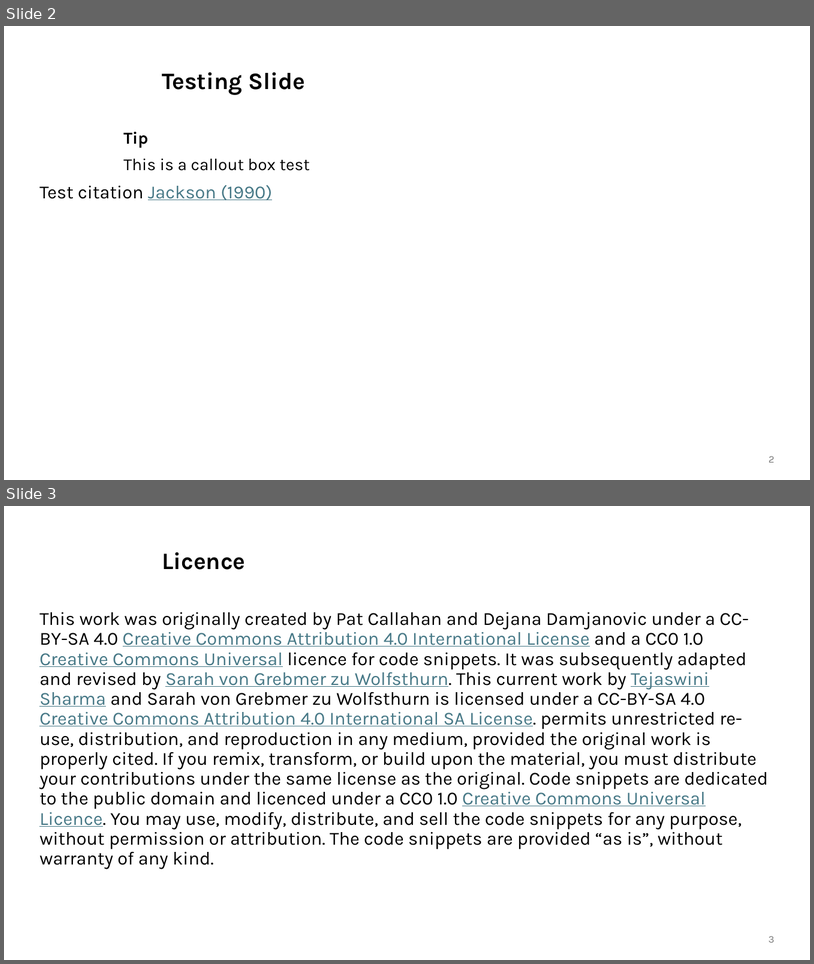
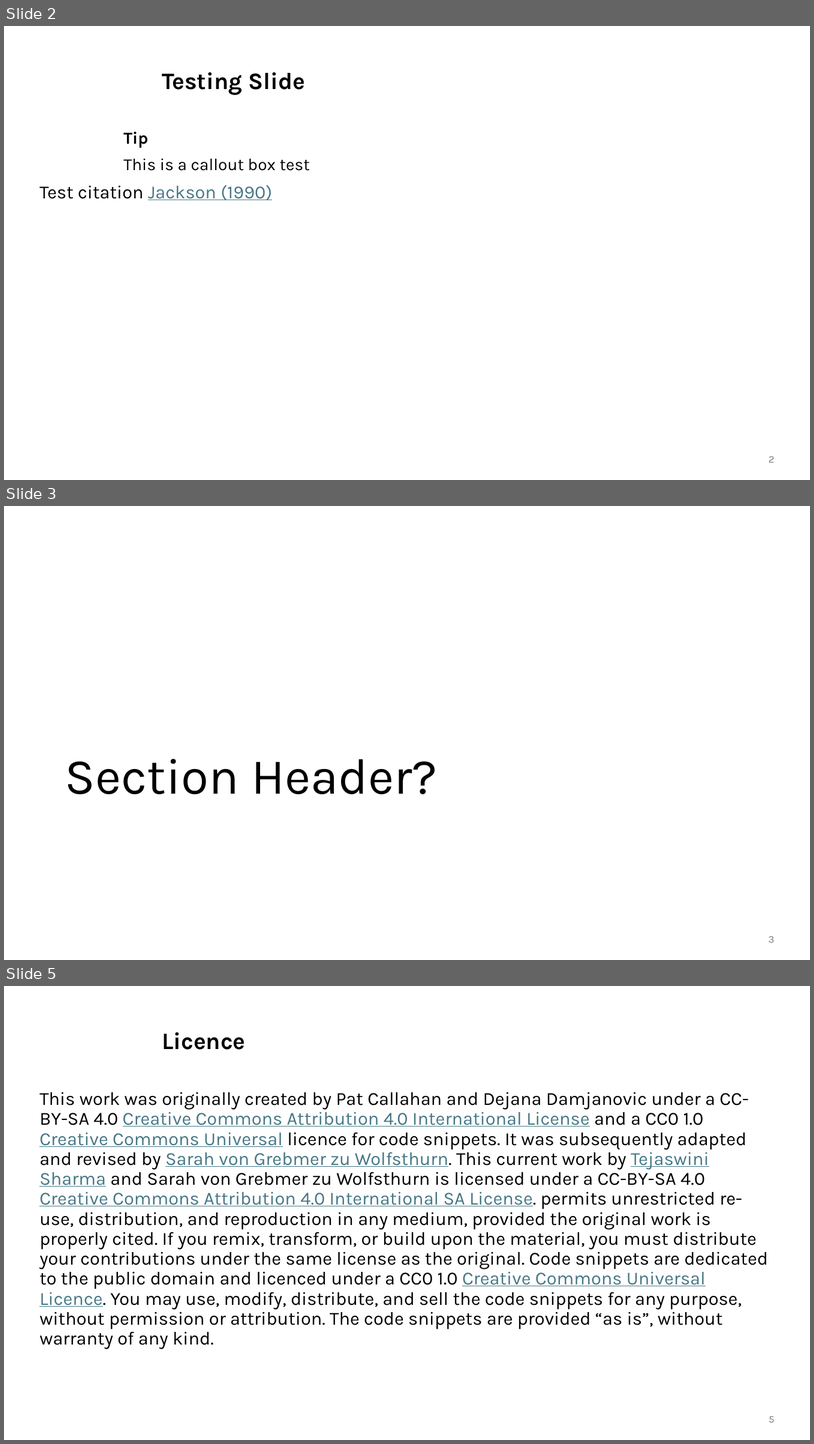
Before and after one commit to lmu-osc/train-the-trainer-test-repo-separate-slidedeck-zenodo, a slide deck: index.pptx. Shown one above the other, each under a label of ours: slides 2 and 3 before the commit, slides 2, 3 and 5 after it; the slides between them are not shown. The pictures are 814x964 and 814x1444 pixels, drawn with LibreOffice and Linux fonts; fonts in the diff are those of the drawing; background and template pictures are left out. Boxes give left, top, right and bottom in pixels: in the first picture for what was removed or moved away, otherwise in the second. Text is boxed around its words. In the diff, an @@ line names an element or a change of style, - is before the commit and + after.

```diff
--- a/index.pptx
+++ b/index.pptx
@@ slide 3 added at [4, 506, 810, 960], background #FFFFFF @@
@@ title added at [65, 759, 437, 794], 60 pt, text #000000 @@
+Section Header?
@@ page number added at [769, 936, 775, 942], 12 pt, text #797979 @@
+3
@@ what was slide 3 is now slide 5 @@
@@ page number at [769, 1416, 774, 1422]: text changed @@
-3
+5
```
Also in this commit, not shown: 1 other slide added, 5 other files.
